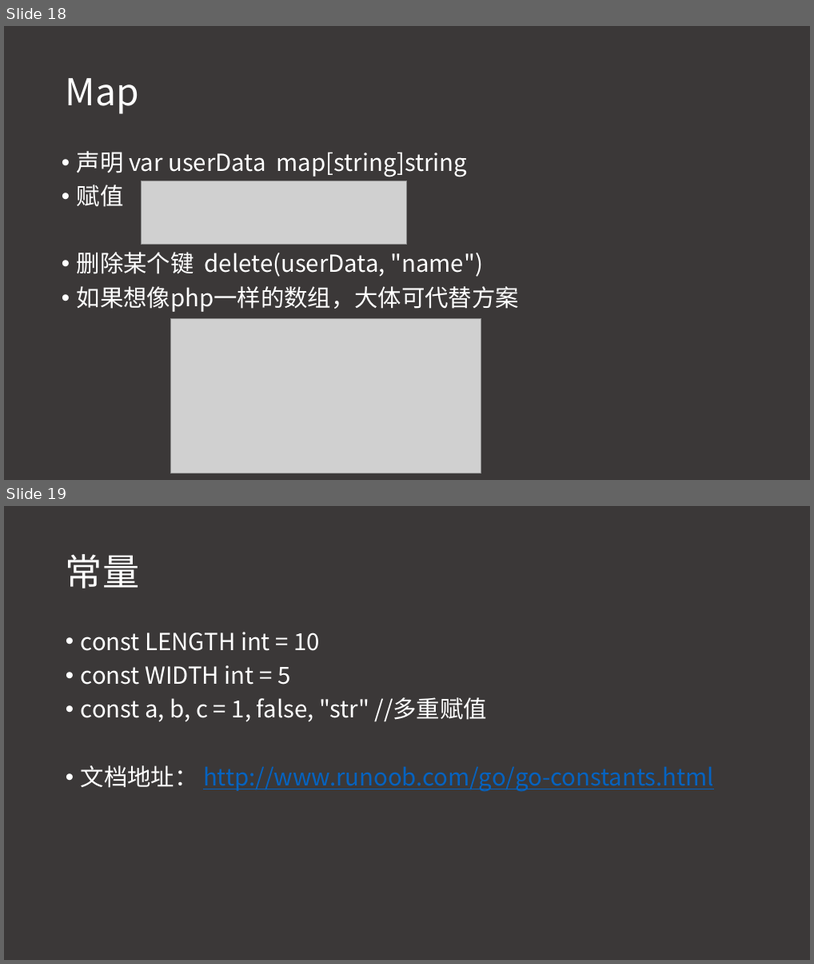
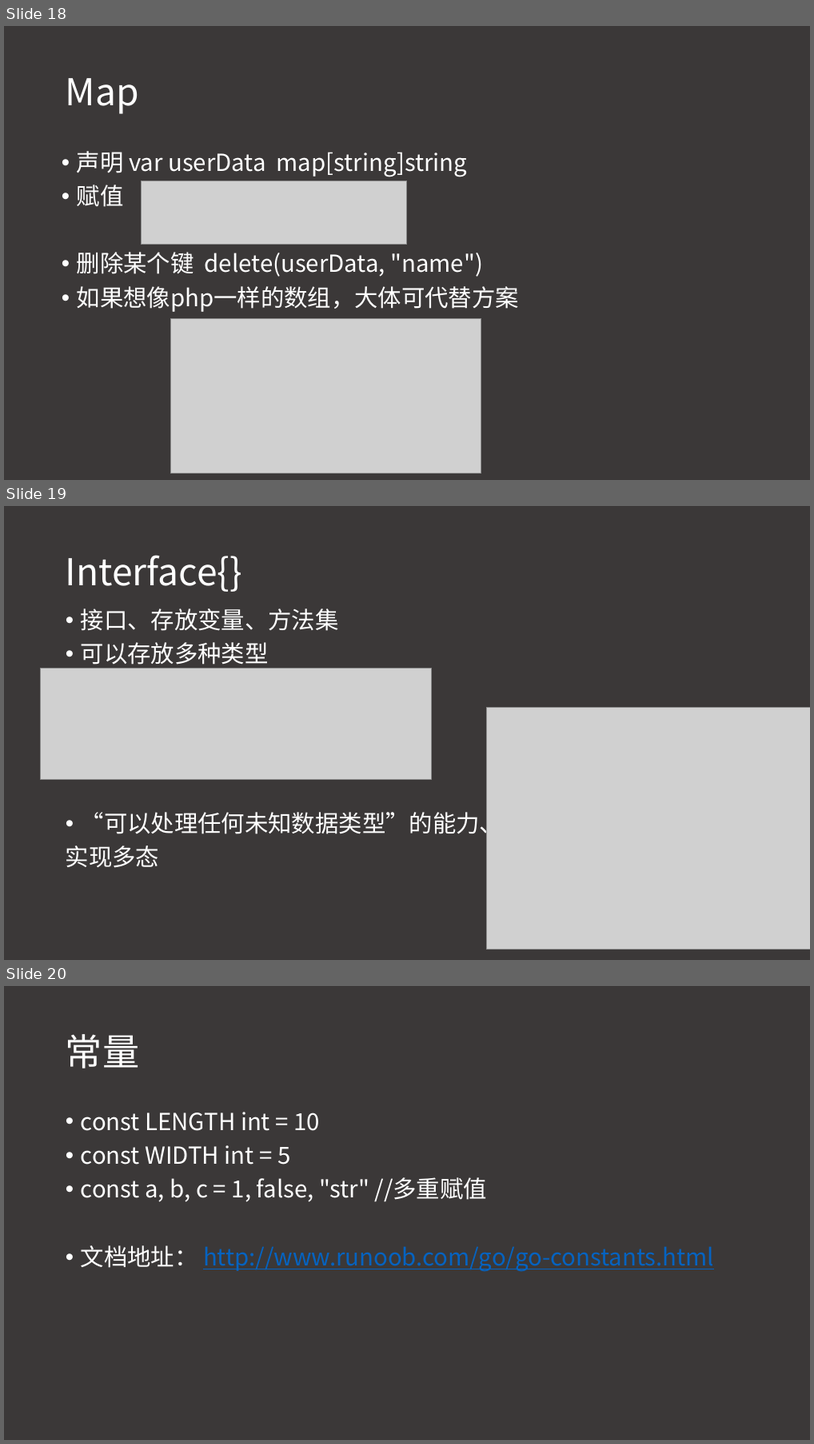
Before and after one commit to melonws/goweb, a slide deck: study.pptx. Shown one above the other, each under a label of ours: slides 18 and 19 before the commit, slides 18, 19 and 20 after it. The pictures are 814x964 and 814x1444 pixels, drawn with LibreOffice and Linux fonts; fonts in the diff are those of the drawing; grey boxes stand for pictures. Boxes give left, top, right and bottom in pixels: in the first picture for what was removed or moved away, otherwise in the second. Text is boxed around its words. In the diff, an @@ line names an element or a change of style, - is before the commit and + after.

```diff
--- a/study.pptx
+++ b/study.pptx
@@ slide 19 added at (4,506,810,960), background #3B3838 @@
@@ title added at (66,555,242,592), 44 pt, text #FFFFFF @@
+Interface{}
@@ text added at (66,608,503,868), 28 pt, text #FFFFFF @@
+• 接口、存放变量、方法集
+• 可以存放多种类型
+• “可以处理任何未知数据类型”的能力、
+实现多态
@@ picture added at (40,668,432,779) @@
@@ picture added at (487,707,810,949) @@
@@ what was slide 19 is now slide 20 @@
```
Also in this commit, not shown: 3 slides changed, 7 other files.
